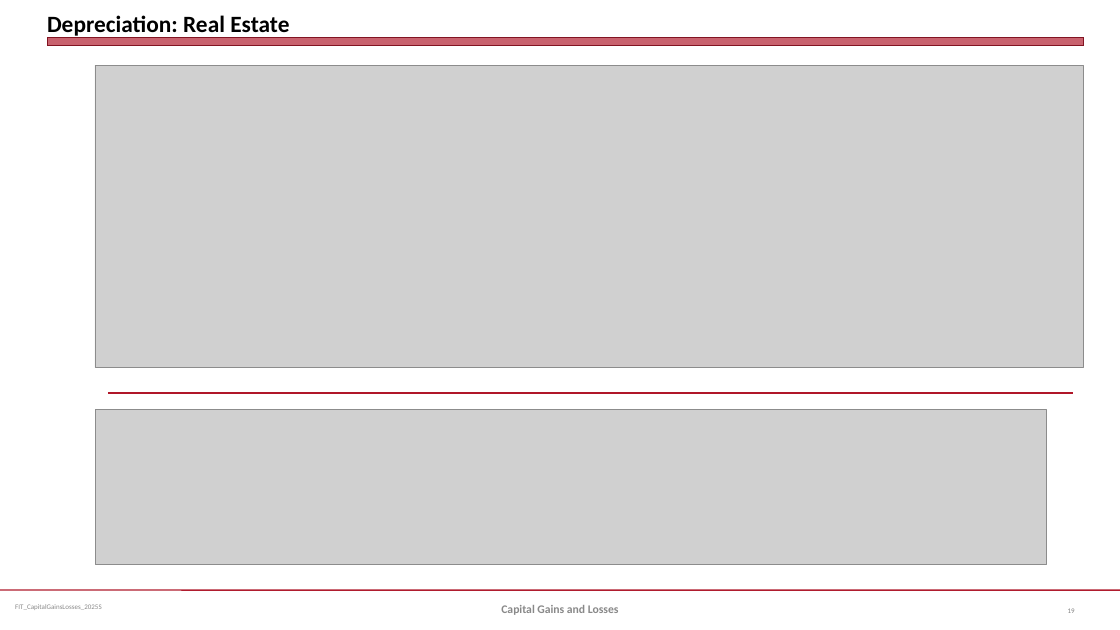
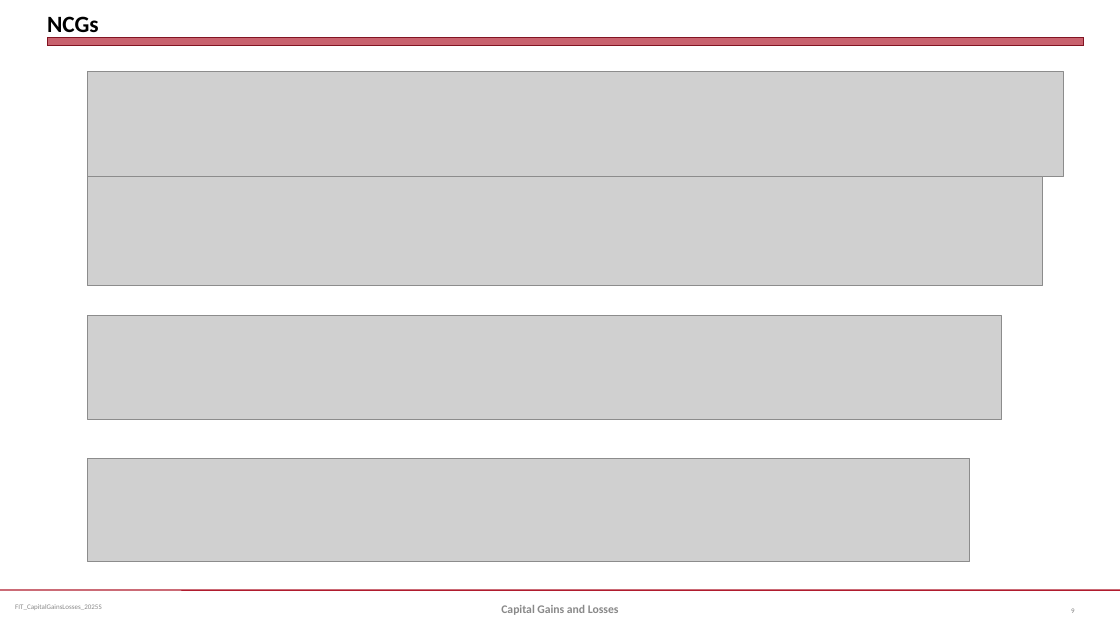
Before and after one commit to jmc877/Fed-Income-Tax, a slide deck: slide 9 of slides/FIT_CapitalGainsLosses_2025S.pptx (slide 19 before the commit). Drawn at 1120x630 pixels with LibreOffice and Linux fonts; fonts in the diff are those of the drawing; grey boxes stand for pictures. Boxes give left, top, right and bottom in pixels: in the first picture for what was removed or moved away, otherwise in the second. Text is boxed around its words. In the diff, an @@ line names an element or a change of style, - is before the commit and + after.

```diff
--- a/slides/FIT_CapitalGainsLosses_2025S.pptx
+++ b/slides/FIT_CapitalGainsLosses_2025S.pptx
@@ title at (47,16,99,38): text changed @@
-Depreciation: Real Estate
+NCGs
@@ picture added at (87,71,1064,176) @@
@@ picture removed at (95,66,1083,368) @@
@@ picture added at (87,176,1044,286) @@
@@ picture added at (87,316,1002,419) @@
@@ line removed from (108, 393) to (1073, 393) @@
@@ picture: place and size @@
-picture at (95,410,1047,565)
+picture at (87,458,970,561)
@@ page number at (1071,608,1075,613): text changed @@
-19
+9
```
Also in this commit, not shown: 3 other slides changed, 4 slides added, 15 slides removed.
